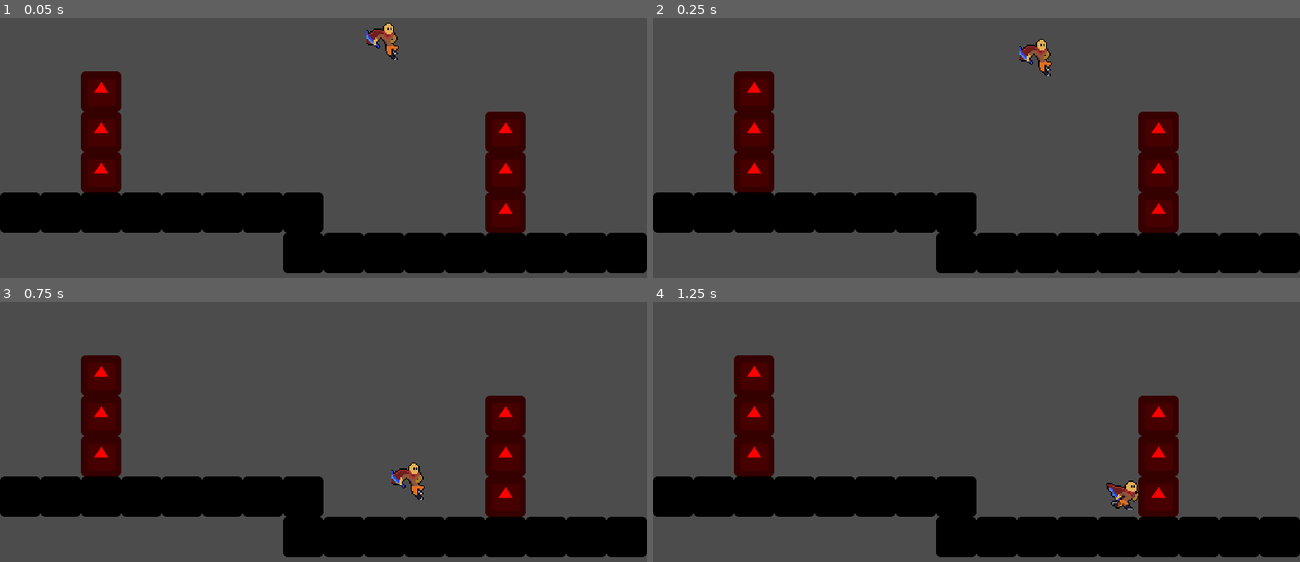
Above: before the commit, frames 1-4 (two rows, left to right).
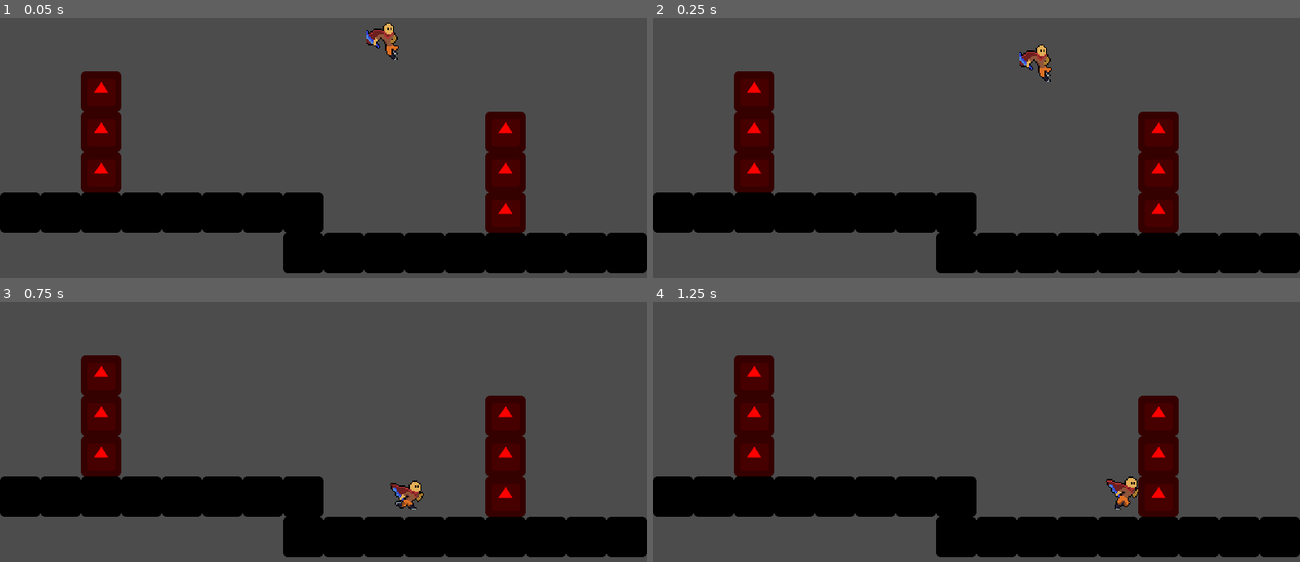
Above: after the commit, the same moments.

Repository: nadzmiidzham/poc-roguelike
Game: Godot game, scene res://src/scene/player_scene.tscn
The game is run twice, just before and just after one commit, with the same random seed, the same clock (stepped at 60 frames per second) and the same inputs. The engine's default icon, where the game draws it, is replaced by a stand-in: a white triangle on a blue panel in a dark square.
Inputs:
- Up to frame 1 (0.05 s): no input
- Up to frame 2 (0.25 s): no input
- Up to frame 3 (0.75 s): hold Right (ui_right) from 0.53 s (still down)
- Up to frame 4 (1.25 s): keep holding Right (ui_right)

Frame 1 is identical in both runs. In frame 2, 0.5% of the frame differs, in the area x 56-62%, y 8-25%; in frame 3, 0.6%, in the area x 60-66%, y 61-80%; in frame 4, 0.4%.

Commit message:
refactored player code

Diff:
--- a/src/actor/player/player.gd
+++ b/src/actor/player/player.gd
@@ -1,47 +1,21 @@
 class_name Player
 extends KinematicBody2D
 
-export (int) var _gravity := 20 setget set_gravity, get_gravity
-export (int) var _speed := 200 setget set_speed, get_speed
-export (int) var _jump_force := 20 setget set_jump_force, get_jump_force
+export (int) var gravity := 20
+export (int) var speed := 200
+export (int) var jump_force := 20
 
 onready var is_facing_right := true
-onready var _velocity := Vector2.ZERO setget set_velocity, get_velocity
-
-
-# getter & setter
-# velocity
-func set_velocity(velocity: Vector2) -> void:
-	_velocity = velocity
-func get_velocity() -> Vector2:
-	return _velocity
-
-# gravity
-func set_gravity(gravity: int) -> void:
-	_gravity = gravity
-func get_gravity() -> int:
-	return _gravity
-
-# speed
-func set_speed(speed: int) -> void:
-	_speed = speed
-func get_speed() -> int:
-	return _speed
-
-# jump_force
-func set_jump_force(jump_force: int) -> void:
-	_jump_force = jump_force
-func get_jump_force() -> int:
-	return _jump_force
+onready var velocity := Vector2.ZERO
 
 
 # other methods
 func compute_gravity() -> void:
-	_velocity.y += _gravity
+	velocity.y += gravity
 
 func compute_velocity() -> void:
-	_velocity = move_and_slide(_velocity, Vector2.UP)
+	velocity = move_and_slide(velocity, Vector2.UP)
 
-func flip():
+func flip() -> void:
 	is_facing_right = !is_facing_right
 	self.scale.x *= -1
--- a/src/actor/player/prefab/player.tscn
+++ b/src/actor/player/prefab/player.tscn
@@ -86,12 +86,11 @@
 __meta__ = {
 "_edit_group_": true
 }
-_gravity = 15
 
 [node name="AnimatedSprite" type="AnimatedSprite" parent="."]
 frames = SubResource( 13 )
 animation = "idle"
-frame = 1
+frame = 5
 playing = true
 
 [node name="CollisionBox" type="CollisionShape2D" parent="."]
--- a/src/actor/player/state/state_fall.gd
+++ b/src/actor/player/state/state_fall.gd
@@ -18,8 +18,6 @@
 
 # state logic
 func process(delta):
-	var player_velocity = player.get_velocity()
-
 	if player.is_on_floor():
 		state_machine.change_state(state_idle)
 
@@ -30,15 +28,12 @@
 		player.flip()
 
 func physics_process(delta):
-	var player_velocity = player.get_velocity()
-	var player_speed = player.get_speed()
-
 	if Input.is_action_pressed("ui_right"):
-		player.set_velocity(Vector2(player.get_speed(), player_velocity.y))
+		player.velocity = Vector2(player.speed, player.velocity.y)
 	elif Input.is_action_pressed("ui_left"):
-		player.set_velocity(Vector2(-player.get_speed(), player_velocity.y))
+		player.velocity = Vector2(-player.speed, player.velocity.y)
 	else:
-		player.set_velocity(Vector2(0, player_velocity.y))
+		player.velocity = Vector2(0, player.velocity.y)
 
 	player.compute_gravity()
 	player.compute_velocity()
--- a/src/actor/player/state/state_run.gd
+++ b/src/actor/player/state/state_run.gd
@@ -18,7 +18,7 @@
 
 # state logic
 func process(delta):
-	if (player.get_velocity() == Vector2.ZERO):
+	if (player.velocity == Vector2.ZERO):
 		state_machine.change_state(state_idle)
 	if !player.is_on_floor():
 		state_machine.change_state(state_fall)
@@ -30,15 +30,12 @@
 		player.flip()
 
 func physics_process(delta):
-	var player_velocity = player.get_velocity()
-	var player_speed = player.get_speed()
-
 	if Input.is_action_pressed("ui_right"):
-		player.set_velocity(Vector2(player.get_speed(), player_velocity.y))
+		player.velocity = Vector2(player.speed, player.velocity.y)
 	elif Input.is_action_pressed("ui_left"):
-		player.set_velocity(Vector2(-player.get_speed(), player_velocity.y))
+		player.velocity = Vector2(-player.speed, player.velocity.y)
 	else:
-		player.set_velocity(Vector2(0, player_velocity.y))
+		player.velocity = Vector2(0, player.velocity.y)
 
 	player.compute_gravity()
 	player.compute_velocity()
